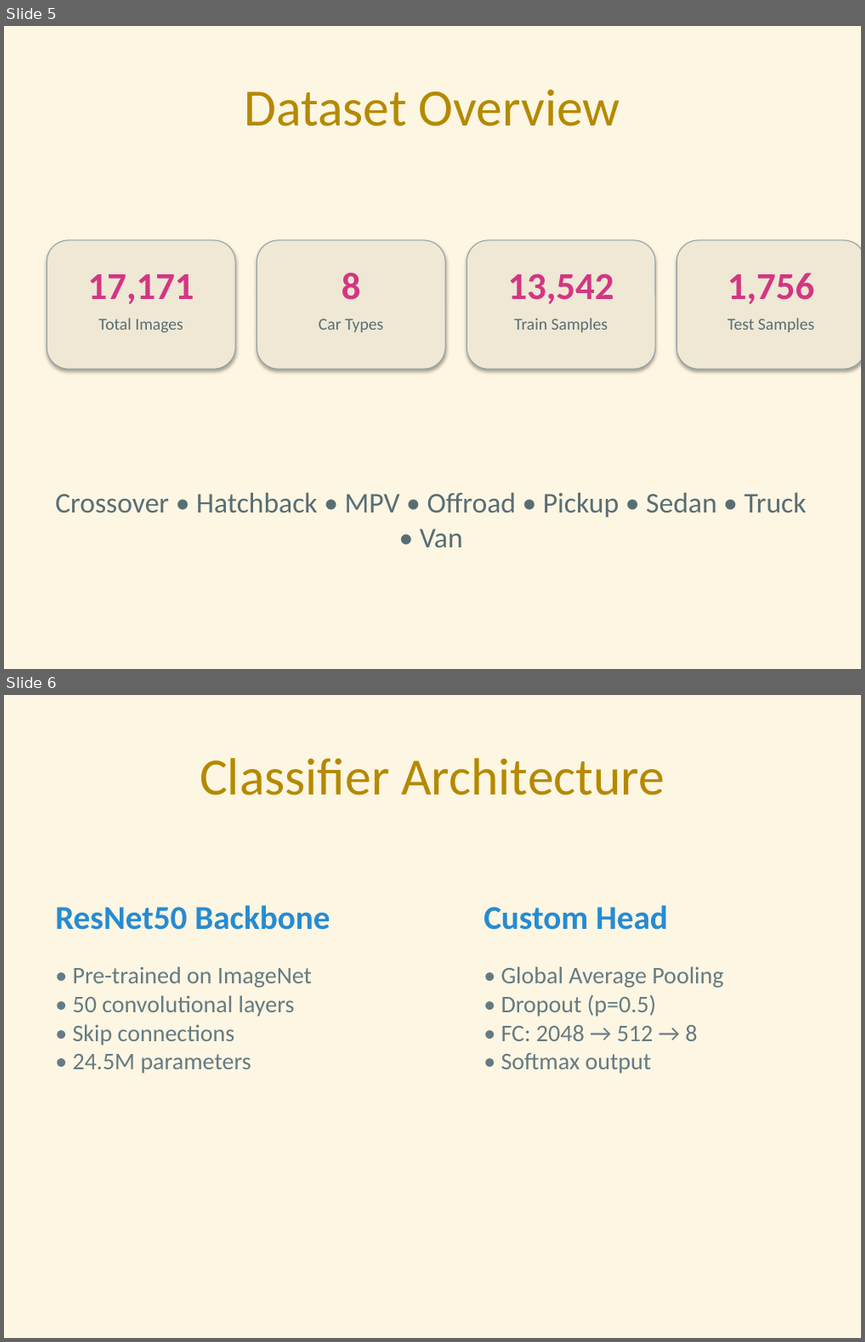
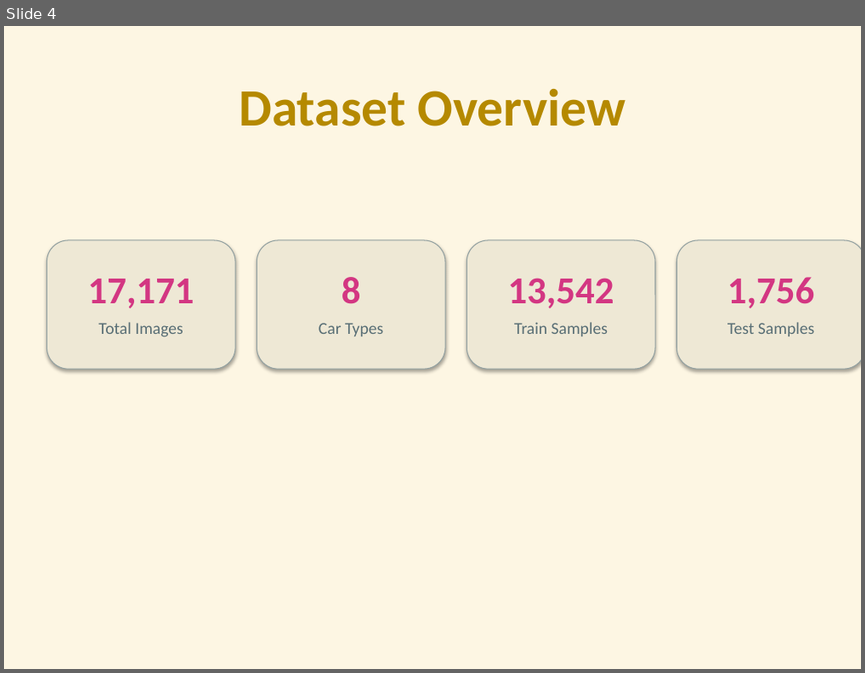
Before and after one commit to HyzenTech/car-retrieval-system, a slide deck: presentation.pptx. Shown one above the other, each under a label of ours: slides 5 and 6 before the commit, slide 4 after it. The pictures are 865x1342 and 865x673 pixels, drawn with LibreOffice and Linux fonts; fonts in the diff are those of the drawing. Boxes give left, top, right and bottom in pixels: in the first picture for what was removed or moved away, otherwise in the second. Text is boxed around its words. In the diff, an @@ line names an element or a change of style, - is before the commit and + after.

Commit message:
Enhance PPTX: Add visual architecture diagram and embed evaluation plots

```diff
--- a/presentation.pptx
+++ b/presentation.pptx
@@ slide 6 removed at [4,695,861,1338], background #FDF6E3 @@
@@ title removed at [200,758,664,795] @@
-Classifier Architecture
@@ text removed at [55,905,330,1073] @@
-ResNet50 Backbone
-• Pre-trained on ImageNet
-• 50 convolutional layers
-• Skip connections
-• 24.5M parameters
@@ text removed at [483,905,723,1073] @@
-Custom Head
-• Global Average Pooling
-• Dropout (p=0.5)
-• FC: 2048 → 512 → 8
-• Softmax output
@@ what was slide 5 is now slide 4 @@
@@ slide 4 changed as well @@
@@ title "Dataset Overview" at [239,88,625,126]: bold on @@
@@ 8 texts: place and size @@
-8 texts at [88,272,814,333]
+8 texts at [88,277,814,337]
@@ text removed at [55,492,806,547] @@
-Crossover • Hatchback • MPV • Offroad • Pickup • Sedan • Truck • Van
```
Also in this commit, not shown: 6 other slides changed, 3 slides added, 3 other slides removed, 1 other file.
